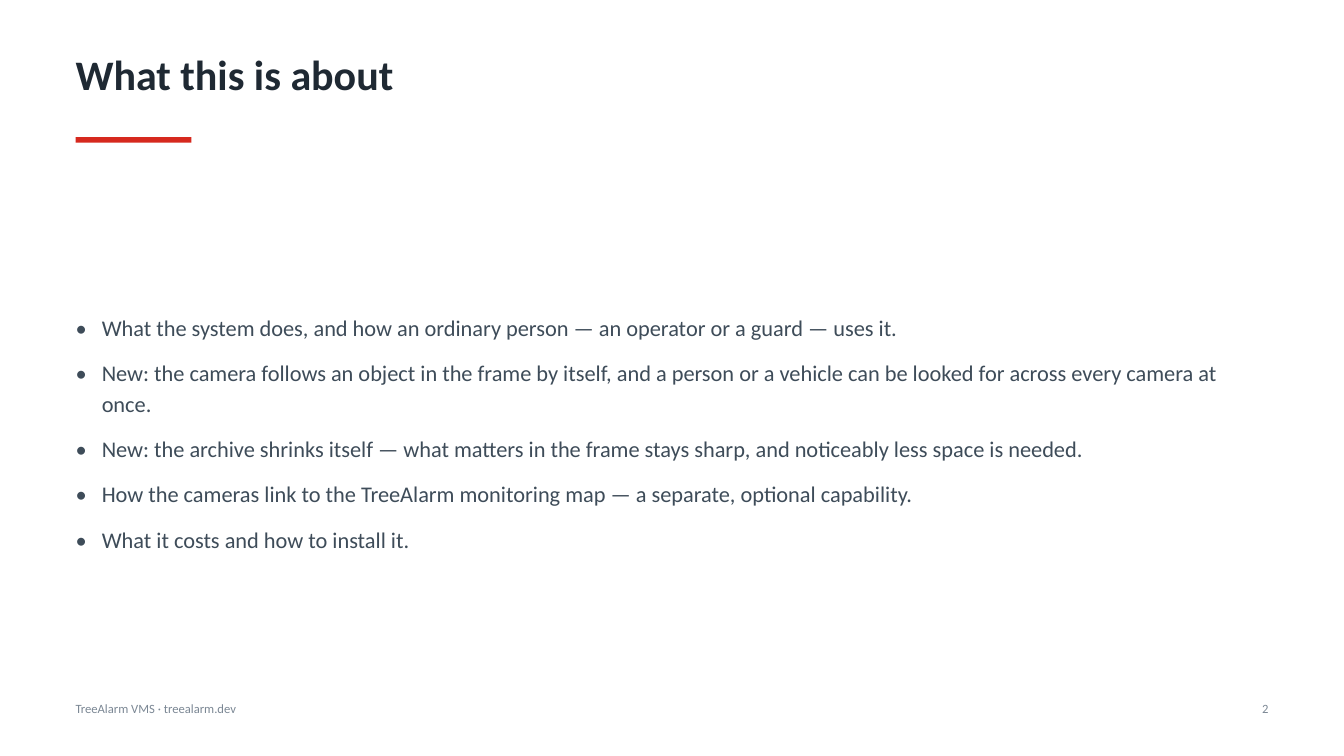
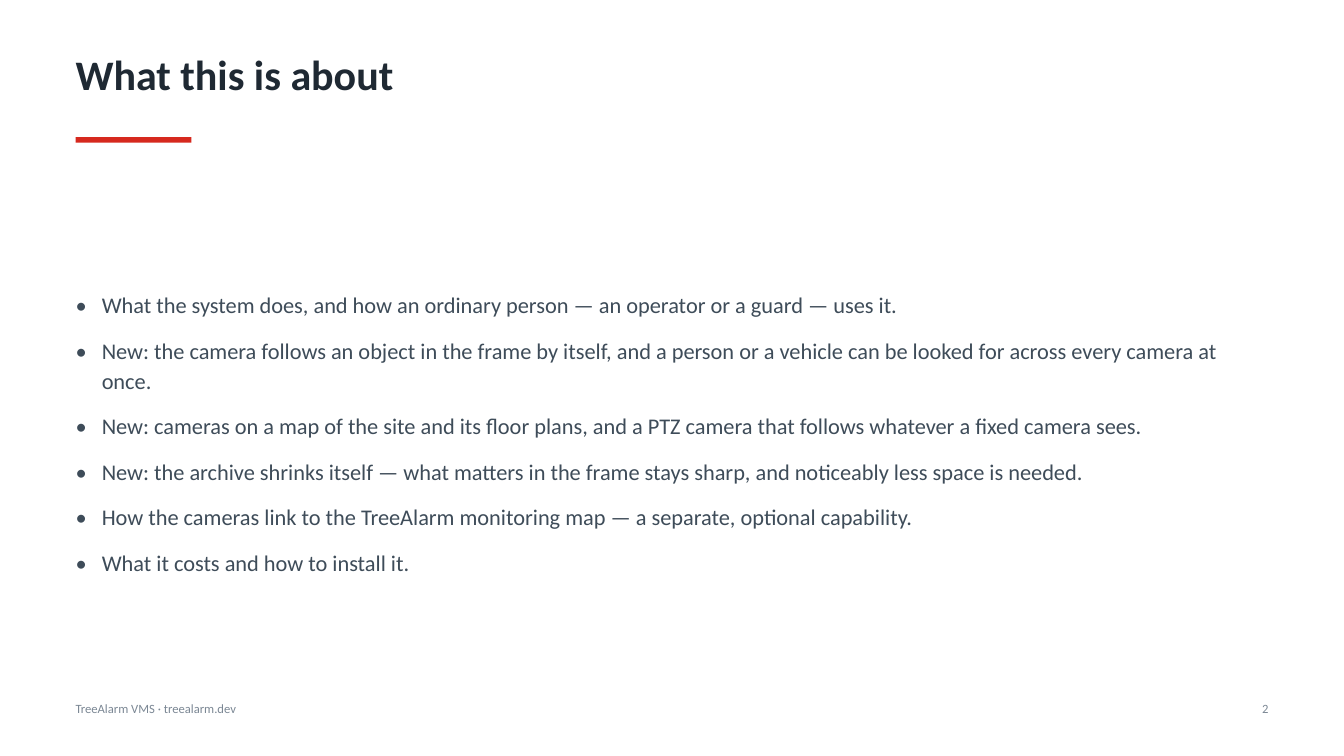
Before and after one commit to treealarm/ta_vms, a slide deck: slide 2 of docs/TreeAlarm-VMS-2026-en.pptx. Drawn at 1344x756 pixels with LibreOffice and Linux fonts; fonts in the diff are those of the drawing. Boxes give left, top, right and bottom in pixels: in the first picture for what was removed or moved away, otherwise in the second. Text is boxed around its words. In the diff, an @@ line names an element or a change of style, - is before the commit and + after.

```diff
--- a/docs/TreeAlarm-VMS-2026-en.pptx
+++ b/docs/TreeAlarm-VMS-2026-en.pptx
@@ text at (102, 418, 1141, 438): paragraph added @@
+• New: cameras on a map of the site and its floor plans, and a PTZ camera that follows whatever a fixed camera sees.
```
Also in this commit, not shown: 25 other slides changed, 2 slides added, 3 other files.
